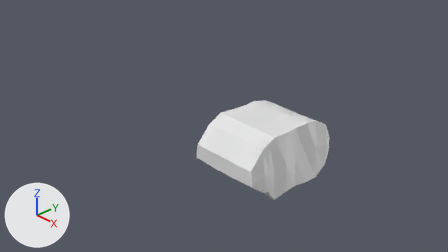
Renders of the Blender file 仕様書/モデル作成/モルモット/morumotto.blend from each side of a commit.
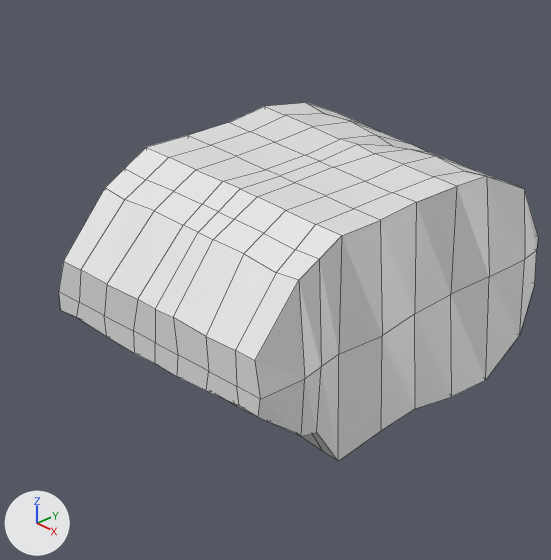
Each version appears first from the file's camera 'Camera', and next in a close-up on the part from 40% to 74% of the width and 28% to 90% of the height. The axes (+X, +Y, +Z) are drawn at lower left. The lights are the same throughout. The close-ups show mesh edges as thin lines.

In view in the first close-up: 'モルモット'.
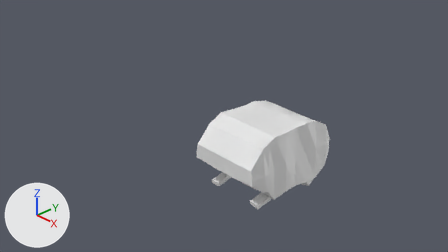
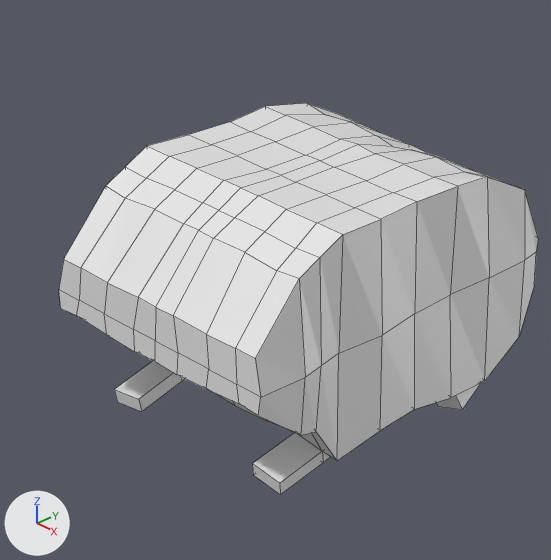
Where the change shows, as pixel boxes [x1, y1, x2, y2] in the close-ups (551 x 560 px):
```json
{"object": "モルモット", "change": "reshaped, turned", "before": [59, 103, 538, 461], "after": [59, 103, 538, 495]}
{"part": 1, "of": "me_cube", "change": "built on", "after": [114, 361, 330, 495]}
{"part": 2, "of": "me_cube", "change": "built on", "after": [436, 383, 481, 410]}
```

The change, as JSON lines over the scene's bpy script:
```json
{"block": "me_cube", "where": "# used by ob_モルモット; location = (0.0, 1.211, -0.925); scale = (1.0, 1.22, 0.73)"}
{"op": "remove", "block": "me_cube", "code": "me_cube.from_pydata(...)  # 118 vertices, 106 faces; spans x 0.0..0.79, y -1.0..0.86, z -0.89..0.94"}
{"op": "add", "block": "me_cube", "code": "me_cube.from_pydata(...)  # 134 vertices, 122 faces; spans x 0.0..0.79, y -1.0..0.86, z -1.18..0.94"}
{"block": "me_cube", "change": "me_cube part 1"}
{"block": "me_cube", "change": "1 face is deleted"}
{"block": "me_cube", "change": "8 vertices are added at x 0.44..0.65, y -0.76..-0.24, z -1.07..-0.89"}
{"block": "me_cube", "change": "9 new faces join them"}
{"block": "me_cube", "change": "me_cube part 2"}
{"block": "me_cube", "change": "1 face is deleted"}
{"block": "me_cube", "change": "8 vertices are added at x 0.52..0.72, y 0.35..0.8, z -1.18..-0.83"}
{"block": "me_cube", "change": "9 new faces join them"}
{"op": "set", "path": "ob_モルモット.rotation_euler", "old": "(0.0, 0.0, 0.0)", "new": "(-0.00873, 0.0, 0.0)", "note": "degrees (0, 0, 0) -> degrees (-0.5, 0, 0)"}
```
